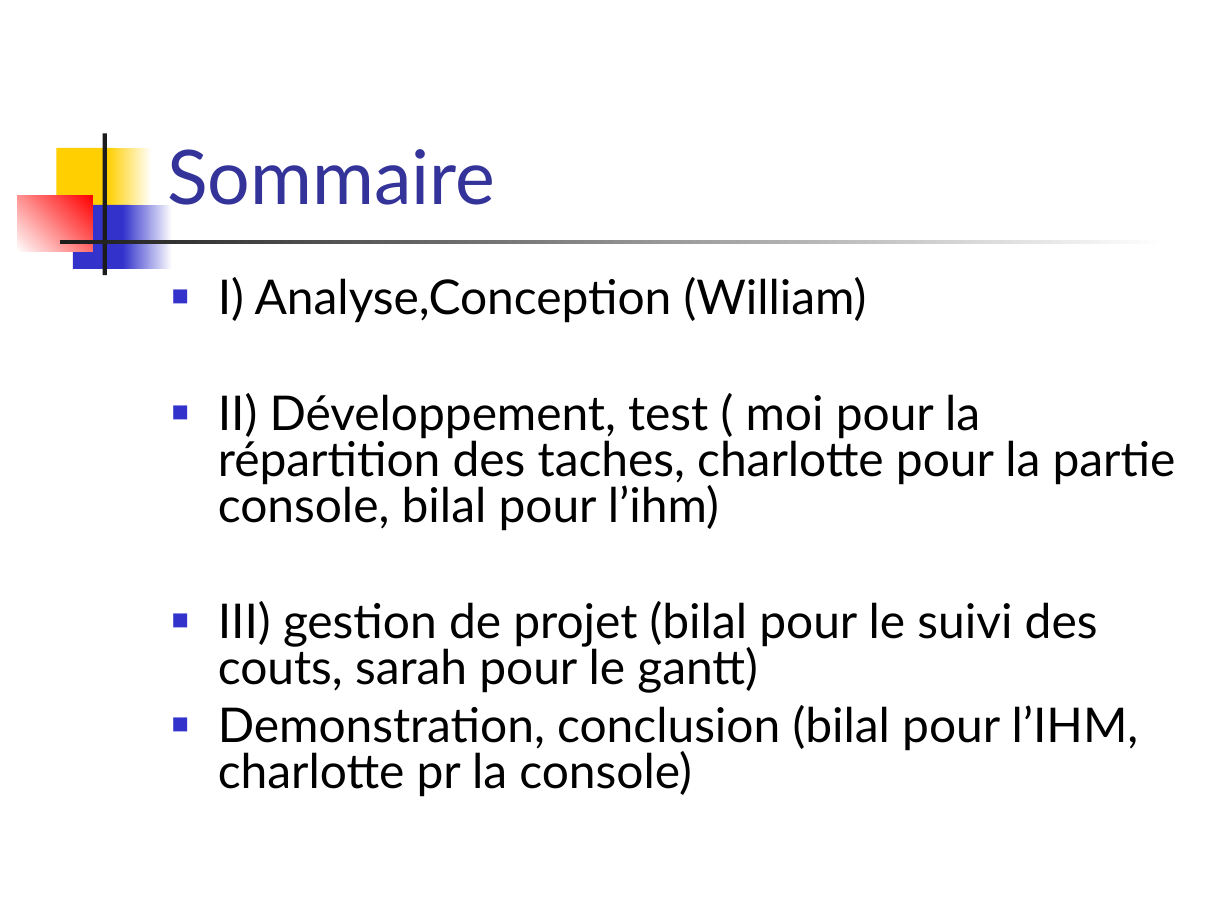
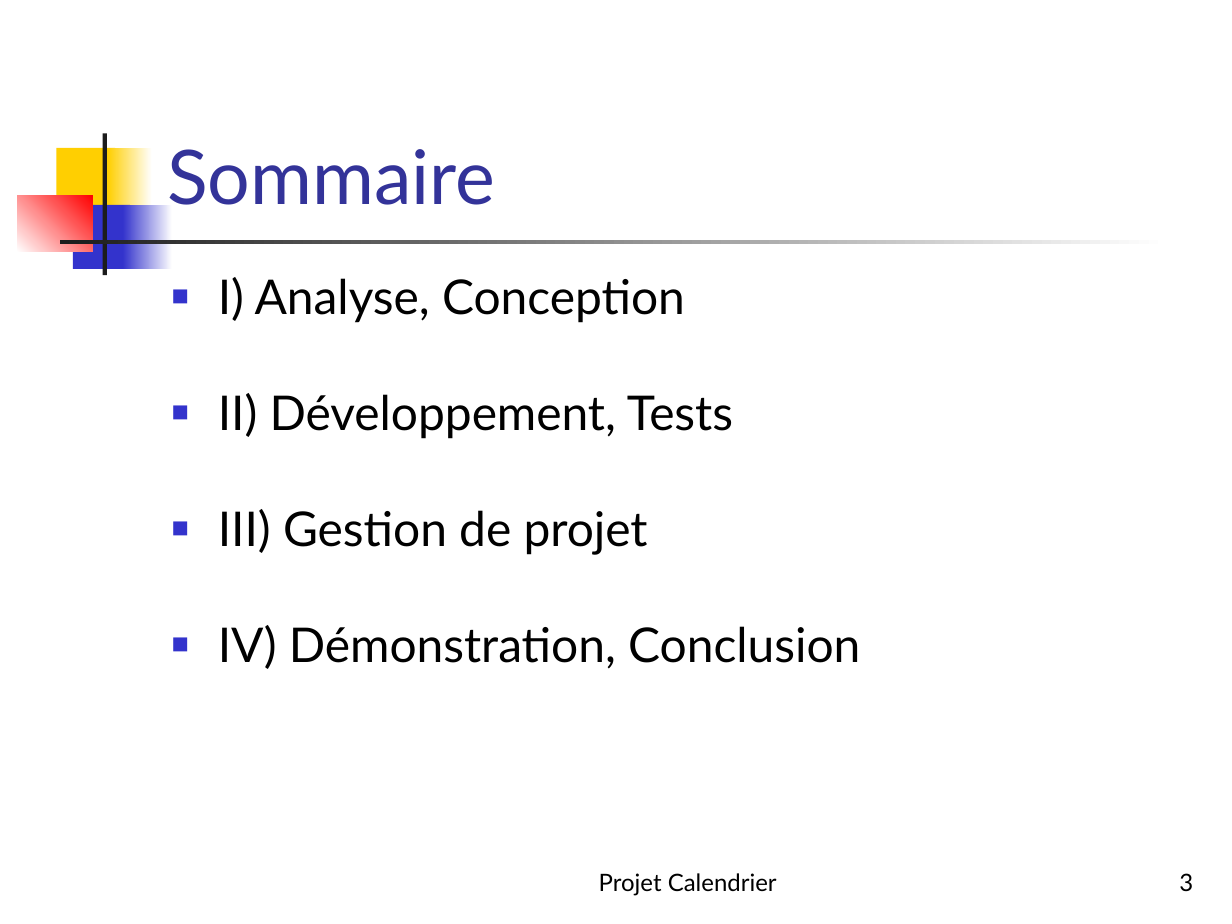
Before and after one commit to becharib/Calendar, a slide deck: slide 3 of Présentation/Soutenance projet.ppt. Drawn at 1232x924 pixels with LibreOffice and Linux fonts; fonts in the diff are those of the drawing. Boxes give left, top, right and bottom in pixels: in the first picture for what was removed or moved away, otherwise in the second. Text is boxed around its words. In the diff, an @@ line names an element or a change of style, - is before the commit and + after.

```diff
--- a/Présentation/Soutenance projet.ppt
+++ b/Présentation/Soutenance projet.ppt
@@ text at bbox=[218, 277, 860, 669]: text changed @@
-■ I) Analyse,Conception (William)
-■ II) Développement, test ( moi pour la répartition des taches, charlotte pour la partie console, bilal pour l’ihm)
-■ III) gestion de projet (bilal pour le suivi des couts, sarah pour le gantt)
-■ Demonstration, conclusion (bilal pour l’IHM, charlotte pr la console)
+■ I) Analyse, Conception
+■ II) Développement, Tests
+■ III) Gestion de projet
+■ IV) Démonstration, Conclusion
@@ text added at bbox=[599, 873, 777, 896], 14 pt, text #000000 @@
+Projet Calendrier
@@ page number added at bbox=[1179, 873, 1193, 891], 14 pt, text #000000 @@
+3
```
Also in this commit, not shown: 13 other slides changed, 2 slides added, 2 slides removed.
